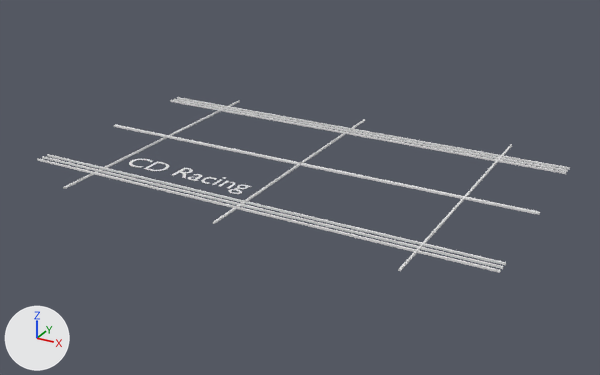
One commit to the Blender file grid.blend: the scene before it, then after it.
Before and after are seen from a camera (50 mm lens) standing at (109.2, -166.3, 91.8) and looking at (1.2, 30.3, -6.5). Lighting does not change. The marker at lower left points along +X, +Y and +Z. The picture after the commit comes second.
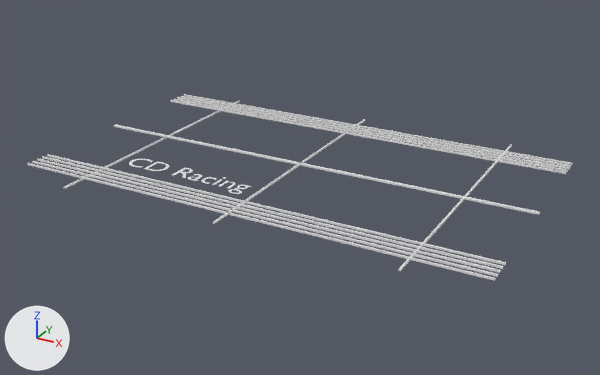
Where the change shows, as pixel boxes (x1, y1, x2, y2) in the pictures (600 x 375 px):
'Cube.011', added
    after: (27, 163, 496, 281)
'Cube.010', added
    after: (32, 161, 498, 277)
'Cube.012', added
    after: (180, 96, 571, 167)
'Cube.013', added
    after: (183, 94, 573, 165)

Edits to the bpy script that builds the scene:
```text
Add ob_cube_013:
    ob_cube_013 = bpy.data.objects.new('Cube.013', me_cube_009.copy())  # the mesh of ob_cube_009
    ob_cube_013.location = (0.0, 71.0, 0.0)
    ob_cube_013.scale = (70.0, 0.25, 0.25)
Add ob_cube_012:
    ob_cube_012 = bpy.data.objects.new('Cube.012', me_cube_009.copy())  # the mesh of ob_cube_009
    ob_cube_012.location = (0.0, 69.0, 0.0)
    ob_cube_012.scale = (70.0, 0.25, 0.25)
Add ob_cube_011:
    ob_cube_011 = bpy.data.objects.new('Cube.011', me_cube_009.copy())  # the mesh of ob_cube_009
    ob_cube_011.location = (0.0, -6.0, 0.0)
    ob_cube_011.scale = (70.0, 0.25, 0.25)
Add ob_cube_010:
    ob_cube_010 = bpy.data.objects.new('Cube.010', me_cube_009.copy())  # the mesh of ob_cube_009
    ob_cube_010.location = (0.0, -4.0, 0.0)
    ob_cube_010.scale = (70.0, 0.25, 0.25)
```
